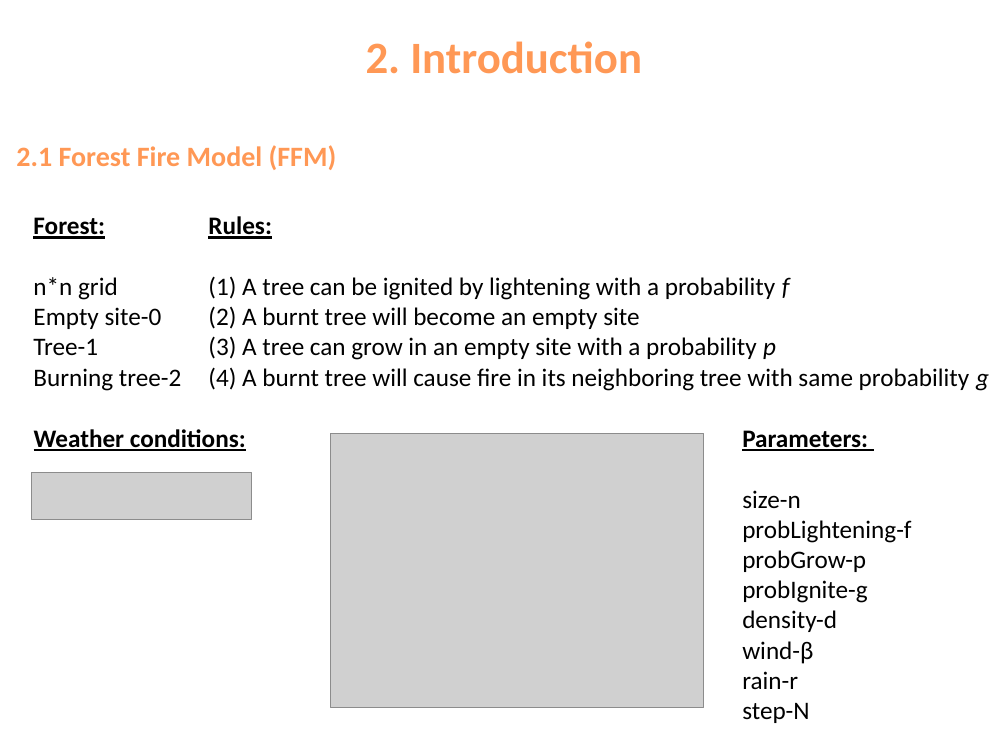
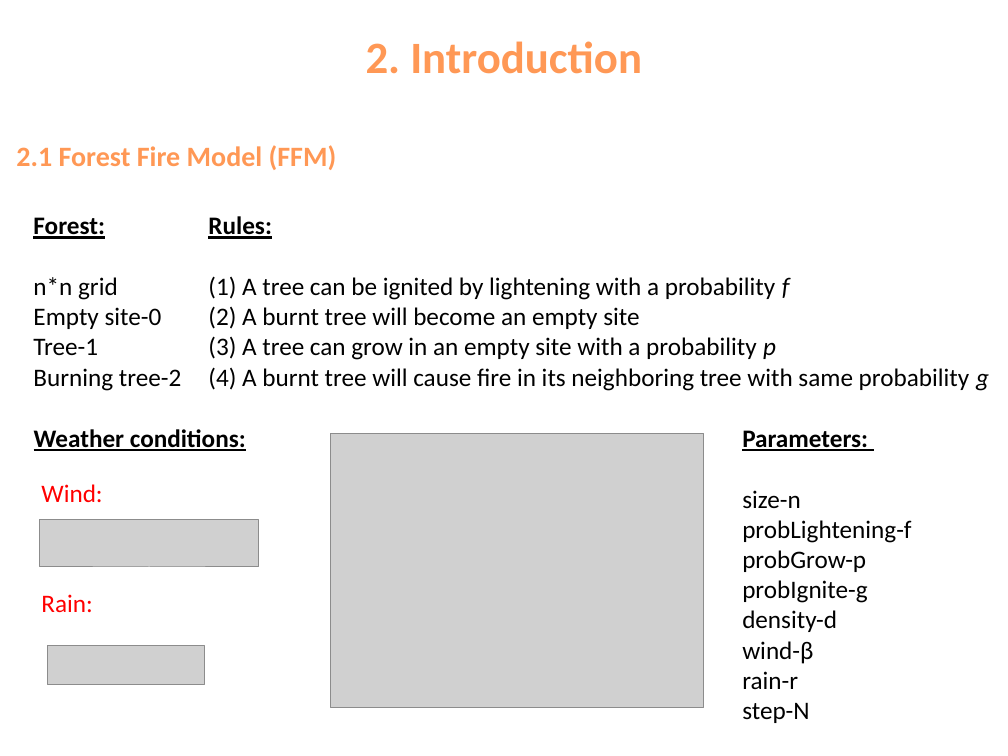
Before and after one commit to geniusszsz/Fire-Phoenix, a slide deck: slide 4 of presentation/presentation FFM&SOC.pptx. Drawn at 1008x756 pixels with LibreOffice and Linux fonts; fonts in the diff are those of the drawing; grey boxes stand for pictures. Boxes give left, top, right and bottom in pixels: in the first picture for what was removed or moved away, otherwise in the second. Text is boxed around its words. In the diff, an @@ line names an element or a change of style, - is before the commit and + after.

```diff
--- a/presentation/presentation FFM&SOC.pptx
+++ b/presentation/presentation FFM&SOC.pptx
@@ text added at (x1=41, y1=484, x2=102, y2=502), 18 pt, text #FF0000 @@
+Wind:
@@ picture moved from (x1=31, y1=473, x2=251, y2=520) to (x1=39, y1=520, x2=259, y2=568) @@
@@ text added at (x1=41, y1=594, x2=92, y2=613), 18 pt, text #FF0000 @@
+Rain:
@@ picture added at (x1=47, y1=646, x2=205, y2=684) @@
```
Also in this commit, not shown: 7 other slides changed, 1 other file.
